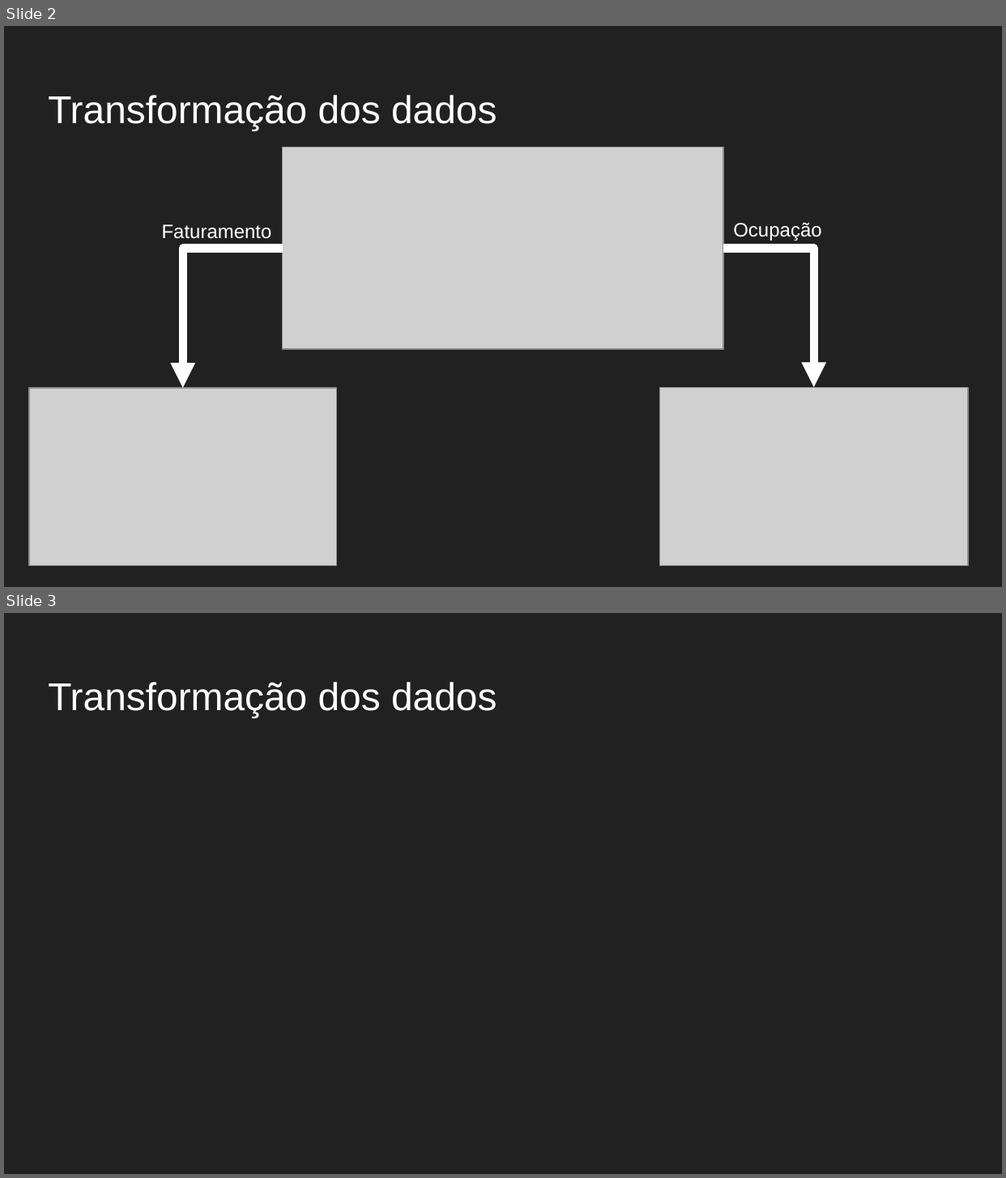
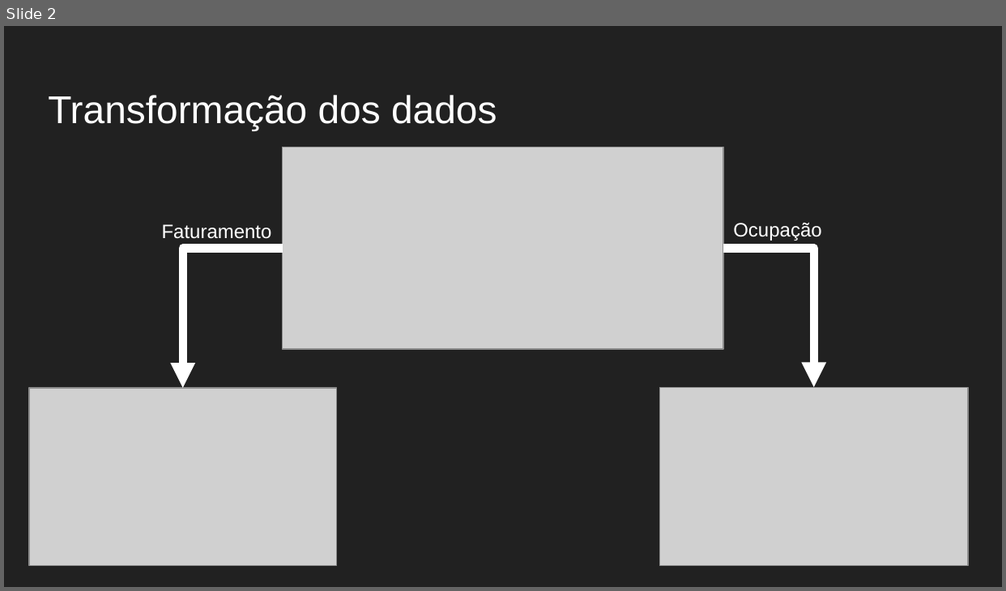
Before and after one commit to arturjacques/DataScience, a slide deck: Apresentação.pptx. Shown one above the other, each under a label of ours: slides 2 and 3 before the commit, slide 2 after it. The pictures are 1006x1178 and 1006x591 pixels, drawn with LibreOffice and Linux fonts; fonts in the diff are those of the drawing; grey boxes stand for pictures. Boxes give left, top, right and bottom in pixels: in the first picture for what was removed or moved away, otherwise in the second. Text is boxed around its words. In the diff, an @@ line names an element or a change of style, - is before the commit and + after.

```diff
--- a/Apresentação.pptx
+++ b/Apresentação.pptx
@@ slide 3 removed at [4,613,1002,1174], background #212121 @@
@@ title removed at [48,682,496,717] @@
-Transformação dos dados
```
Also in this commit, not shown: 12 slides added, 5 other files.
